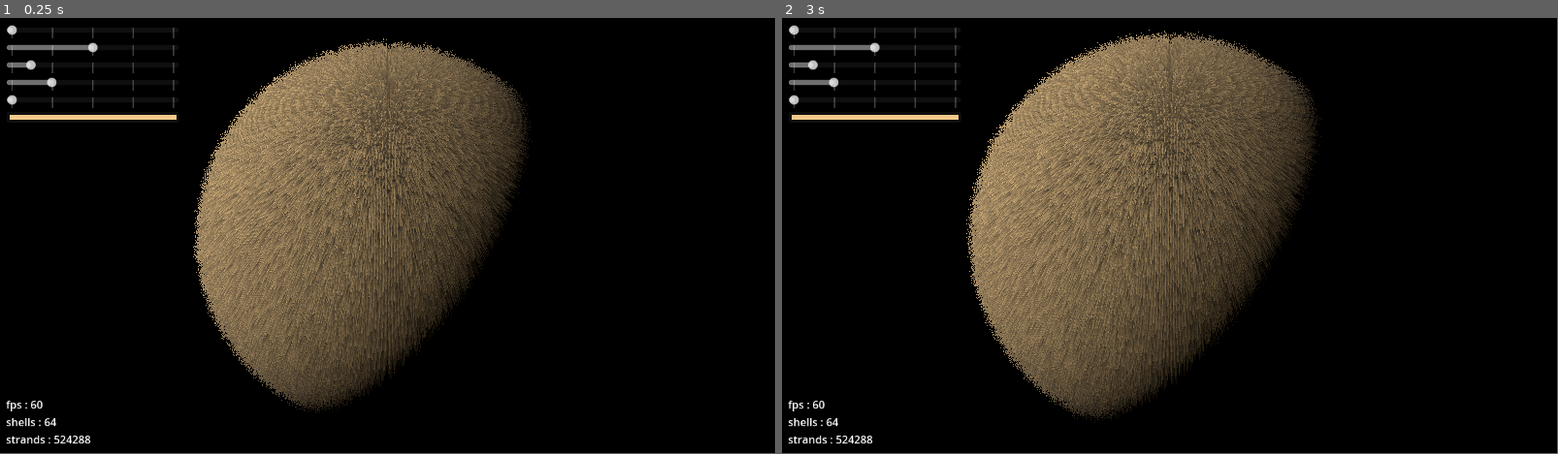
Above: before the commit, frames 1-2 (left to right).
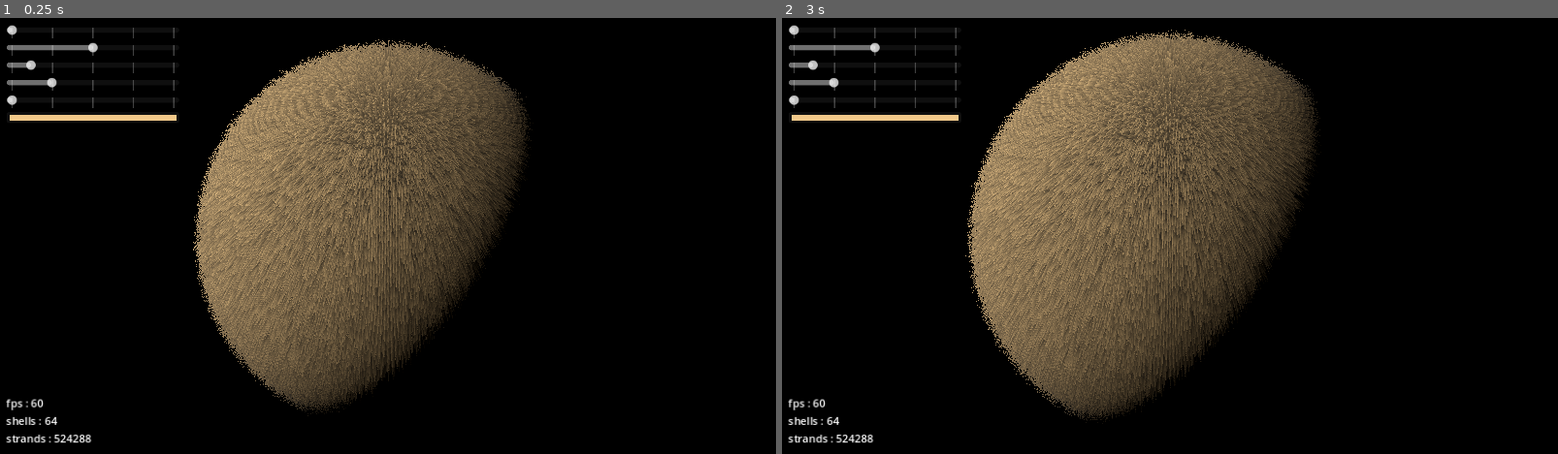
Above: after the commit, the same moments.

Repository: Leroymilo/Furry-ball
Game: Godot game, scene res://main.tscn
The game is run twice, just before and just after one commit, with the same random seed, the same clock (stepped at 60 frames per second) and the same inputs.
Inputs (mouse positions are in pixels of both pictures, inside the frame that each line leads up to):
- Up to frame 1 (0.25 s): no input
- Up to frame 2 (3 s): tap Enter at 0.5 s; move the mouse to (1340, 214) at 0.52 s; right-click (1340, 214) at 0.6 s; tap Space (reset) at 1.25, 2, 2.75 s; move the mouse to (1014, 257) at 1.27 s; right-click (1014, 257) at 1.35 s; move the mouse to (1247, 140) at 2.02 s; click (1247, 140) at 2.1 s; right-click (1247, 140) at 2.3 s; move the mouse to (1131, 323) at 2.77 s; tap Mouse wheel up (zoom_in) at 2.85 s
In our replay, the window is 799x449 before the commit and 800x450 after it. These sizes can differ from the game's own. Grey fills any space a smaller window leaves; there, only what the larger window draws over its background counts as a difference.

The runs differ from the first frame. In frame 1, 8.1% of the frame differs, in the area x 0-69%, y 4-98%; in frame 2, 8.6%, in the area x 0-70%, y 2-98%.

Commit message:
fixed issue with window resizing

Diff:
--- a/main.tscn
+++ b/main.tscn
@@ -58,7 +58,7 @@
 offset_top = 62.0
 offset_right = 266.0
 offset_bottom = 78.0
-tooltip_text = "Shell Number (WIP)"
+tooltip_text = "Shell Number"
 min_value = 4.0
 max_value = 512.0
 value = 64.0
--- a/project.godot
+++ b/project.godot
@@ -10,10 +10,15 @@
 
 [application]
 
-config/name="Shader Test"
+config/name="Furry ball"
 run/main_scene="res://main.tscn"
 config/features=PackedStringArray("4.1", "Forward Plus")
 config/icon="res://icon.svg"
+
+[display]
+
+window/stretch/mode="canvas_items"
+window/stretch/aspect="keep_height"
 
 [filesystem]
 
--- a/sphere.gd
+++ b/sphere.gd
@@ -40,8 +40,7 @@
 	SHELL_NB += 1
 
 func remove_shell():
-	var shell: MeshInstance3D = shells.pop_back()
-	remove_child(get_node(shell.get_path()))
+	shells.pop_back().queue_free()
 	SHELL_NB -= 1
 
 func update_shell_H():
--- a/sphere.tscn
+++ b/sphere.tscn
@@ -10,13 +10,23 @@
 radius = 1.0
 height = 2.0
 
-[sub_resource type="ShaderMaterial" id="ShaderMaterial_4o2c4"]
+[sub_resource type="ShaderMaterial" id="ShaderMaterial_mubju"]
 render_priority = 0
 shader = ExtResource("1_d3t7a")
 shader_parameter/L = 0.4
 shader_parameter/DENSITY = 512.0
 shader_parameter/base_color = Vector3(0.83, 0.65, 0.31)
-shader_parameter/H = null
+shader_parameter/H = 0.5
+shader_parameter/del_transf = null
+
+[sub_resource type="ShaderMaterial" id="ShaderMaterial_4o2c4"]
+render_priority = 0
+next_pass = SubResource("ShaderMaterial_mubju")
+shader = ExtResource("1_d3t7a")
+shader_parameter/L = 0.4
+shader_parameter/DENSITY = 512.0
+shader_parameter/base_color = Vector3(0.83, 0.65, 0.31)
+shader_parameter/H = 0.25
 shader_parameter/del_transf = null
 
 [node name="Node3D" type="StaticBody3D"]
@@ -26,6 +36,7 @@
 shape = SubResource("SphereShape3D_a6fmu")
 
 [node name="test_shell" type="MeshInstance3D" parent="."]
+transform = Transform3D(1, 0, 0, 0, 1, 0, 0, 0, 1, -0.0934872, -0.295901, 0.389686)
 visible = false
 mesh = SubResource("SphereMesh_tp1y2")
 surface_material_override/0 = SubResource("ShaderMaterial_4o2c4")
Not shown: 1 places in sphere.tscn that only renumber resources
